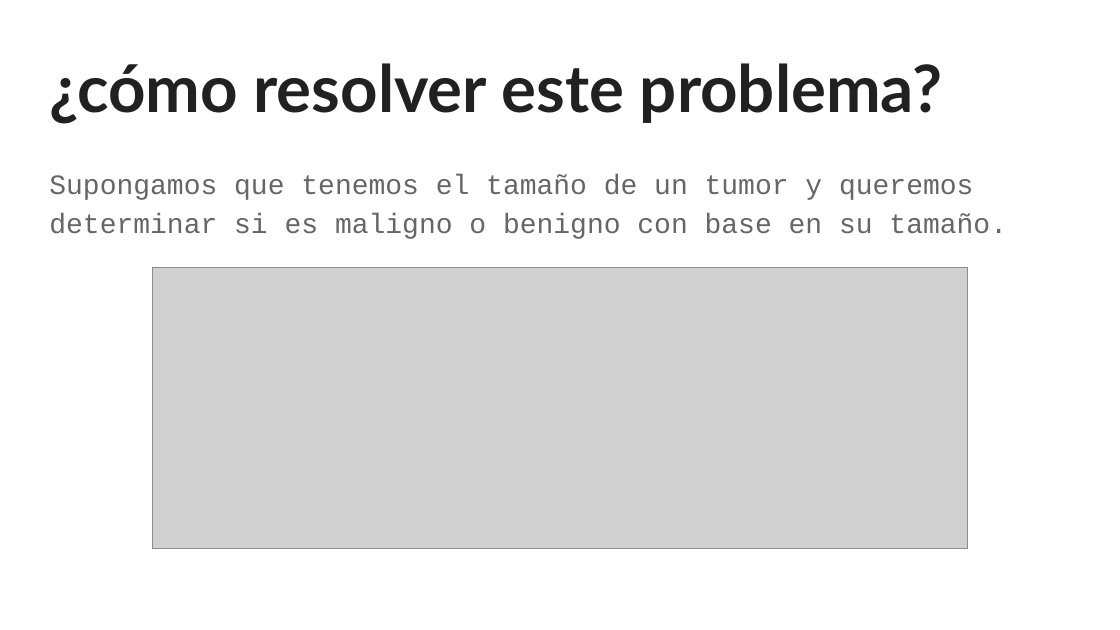
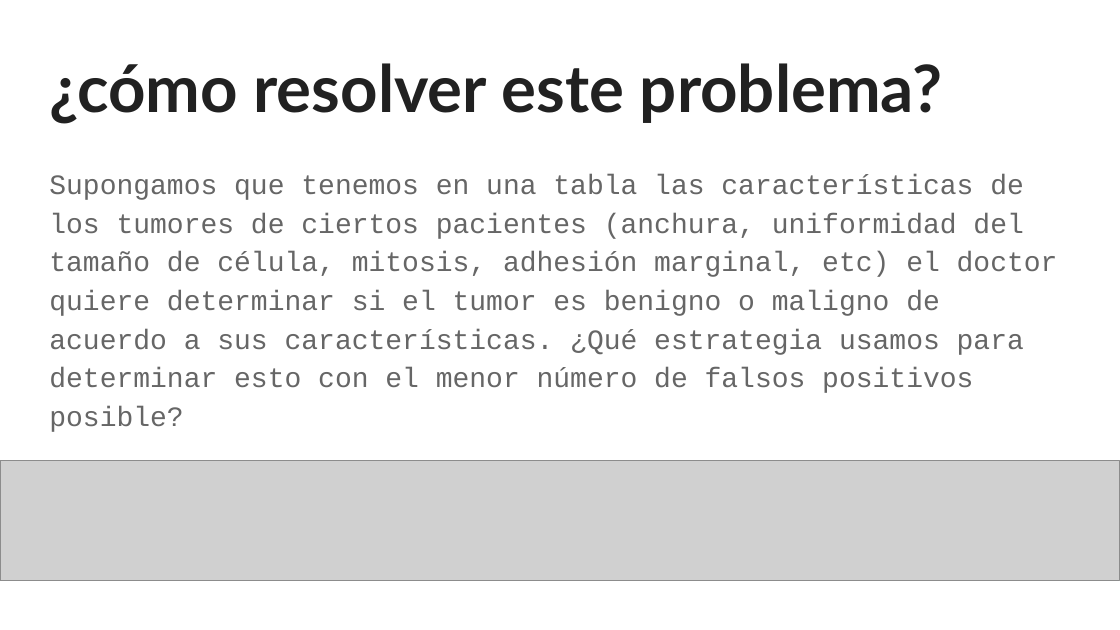
Before and after one commit to sainosmichelle/sainosmichelle.github.io, a slide deck: slide 2 of assets/files/Tema6/reg_log/6.2 Regresión Logística.pptx. Drawn at 1120x630 pixels with LibreOffice and Linux fonts; fonts in the diff are those of the drawing; grey boxes stand for pictures. Boxes give left, top, right and bottom in pixels: in the first picture for what was removed or moved away, otherwise in the second. Text is boxed around its words. In the diff, an @@ line names an element or a change of style, - is before the commit and + after.

```diff
--- a/assets/files/Tema6/reg_log/6.2 Regresión Logística.pptx
+++ b/assets/files/Tema6/reg_log/6.2 Regresión Logística.pptx
@@ text at box(49, 174, 1058, 432): text changed @@
-Supongamos que tenemos el tamaño de un tumor y queremos determinar si es maligno o benigno con base en su tamaño.
+Supongamos que tenemos en una tabla las características de los tumores de ciertos pacientes (anchura, uniformidad del tamaño de célula, mitosis, adhesión marginal, etc) el doctor quiere determinar si el tumor es benigno o maligno de acuerdo a sus características. ¿Qué estrategia usamos para determinar esto con el menor número de falsos positivos posible?
@@ picture: place and size @@
-picture at box(152, 268, 968, 549)
+picture at box(0, 460, 1120, 580)
```
Also in this commit, not shown: 12 slides added, 1 slide removed.
